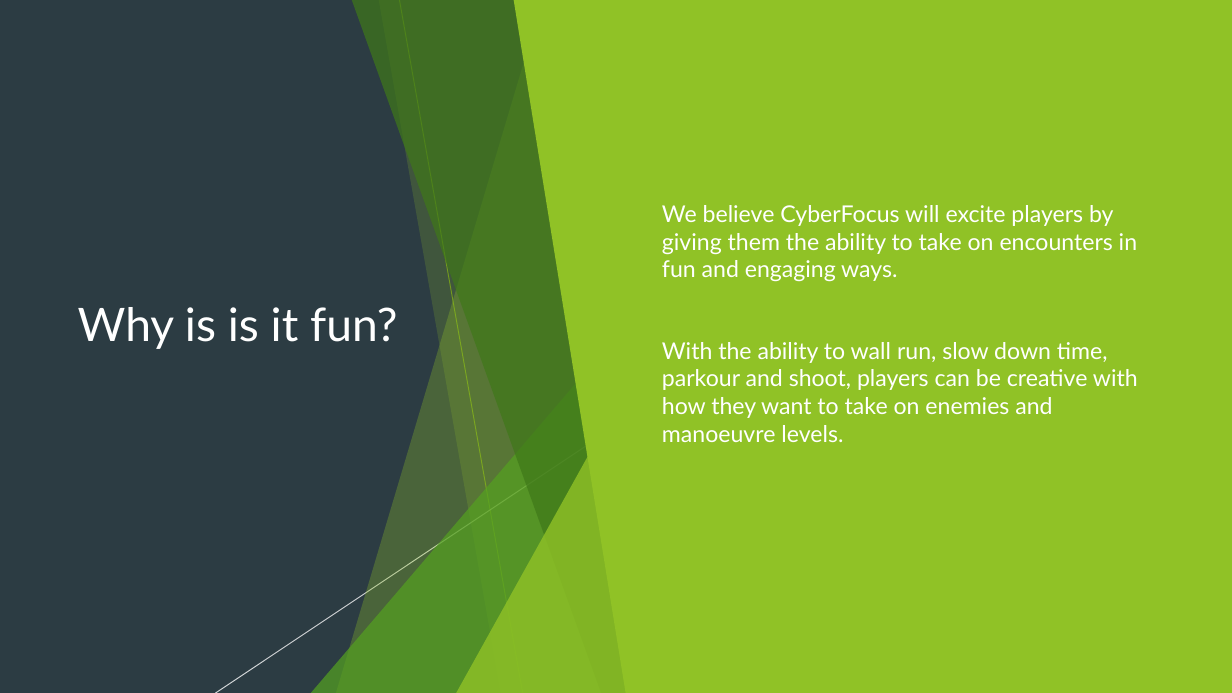
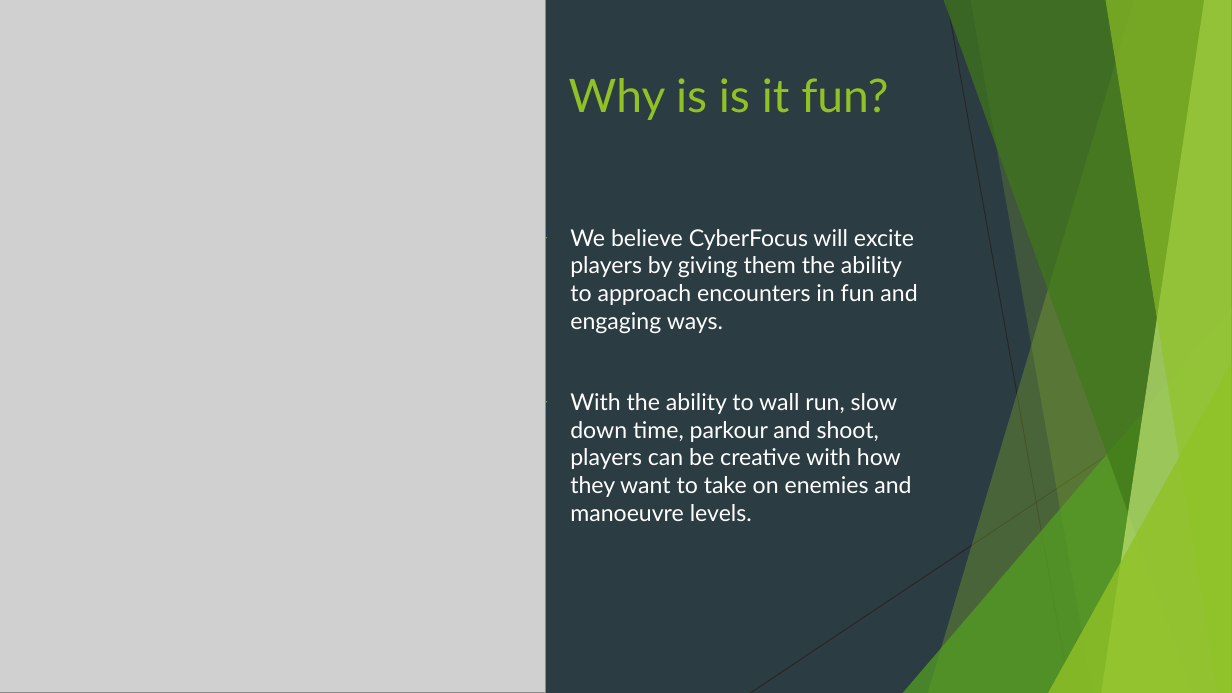
Before and after one commit to Pilokio/Tranzfuser, a slide deck: slide 5 of Virtual Pitch Presentation/Pitch.pptx. Drawn at 1232x693 pixels with LibreOffice and Linux fonts; fonts in the diff are those of the drawing; grey boxes stand for pictures. Boxes give left, top, right and bottom in pixels: in the first picture for what was removed or moved away, otherwise in the second. Text is boxed around its words. In the diff, an @@ line names an element or a change of style, - is before the commit and + after.

```diff
--- a/Virtual Pitch Presentation/Pitch.pptx
+++ b/Virtual Pitch Presentation/Pitch.pptx
@@ rectangle removed at box(0, 0, 1232, 693) @@
@@ picture added at box(0, 0, 545, 693) @@
@@ freeform shape removed at box(336, 0, 640, 693) @@
@@ freeform shape removed at box(351, 0, 640, 693) @@
@@ freeform shape removed at box(379, 0, 640, 693) @@
@@ line removed from (399, 0) to (523, 693) @@
@@ freeform shape removed at box(514, 0, 1232, 693) @@
@@ line (947, 0) - (1070, 693): stroke #000000 0.75 pt to #262626 0.75 pt @@
@@ title "Why is is it fun?": place and size @@
-title "Why is is it fun?" at box(78, 307, 397, 349)
+title "Why is is it fun?" at box(569, 78, 888, 120)
@@ title "Why is is it fun?" at box(569, 78, 888, 120): text colour #FFFFFF to #90C226; vertical alignment middle to top @@
@@ text "We believe CyberFocus will excite ...": place and size @@
-text "We believe CyberFocus will excite ..." at box(662, 205, 1138, 442)
+text "We believe CyberFocus will excite ..." at box(570, 229, 917, 521)
@@ text "We believe CyberFocus will excite ..." at box(570, 229, 917, 521): vertical alignment middle to top @@
@@ text at box(570, 229, 917, 334): text changed @@
-▶ We believe CyberFocus will excite players by giving them the ability to take on encounters in fun and engaging ways.
+▶ We believe CyberFocus will excite players by giving them the ability to approach encounters in fun and engaging ways.
@@ triangle removed at box(311, 308, 640, 693) @@
@@ line removed from (697, 372) to (215, 693) @@
@@ triangle removed at box(457, 363, 640, 693) @@
@@ line (1232, 372) - (750, 693): stroke #000000 0.75 pt to #262626 0.75 pt @@
```
Also in this commit, not shown: 9 other slides changed.
